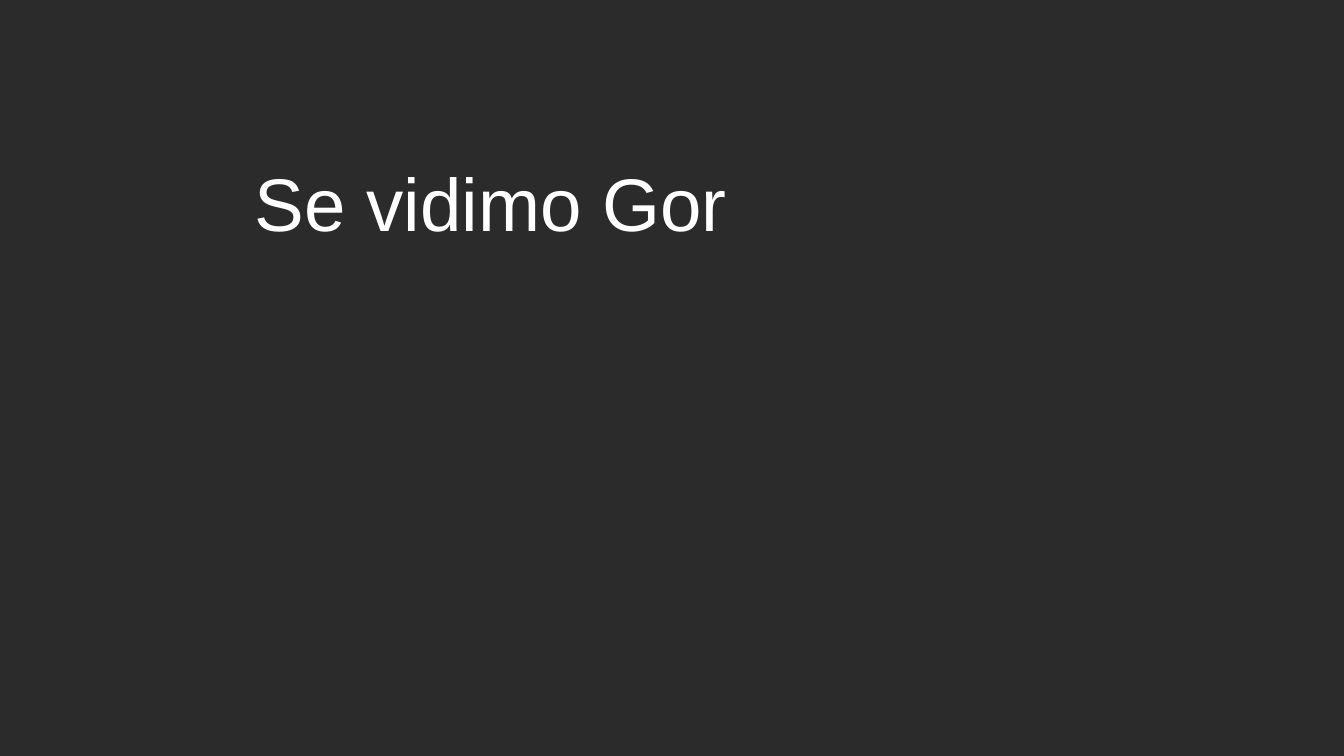
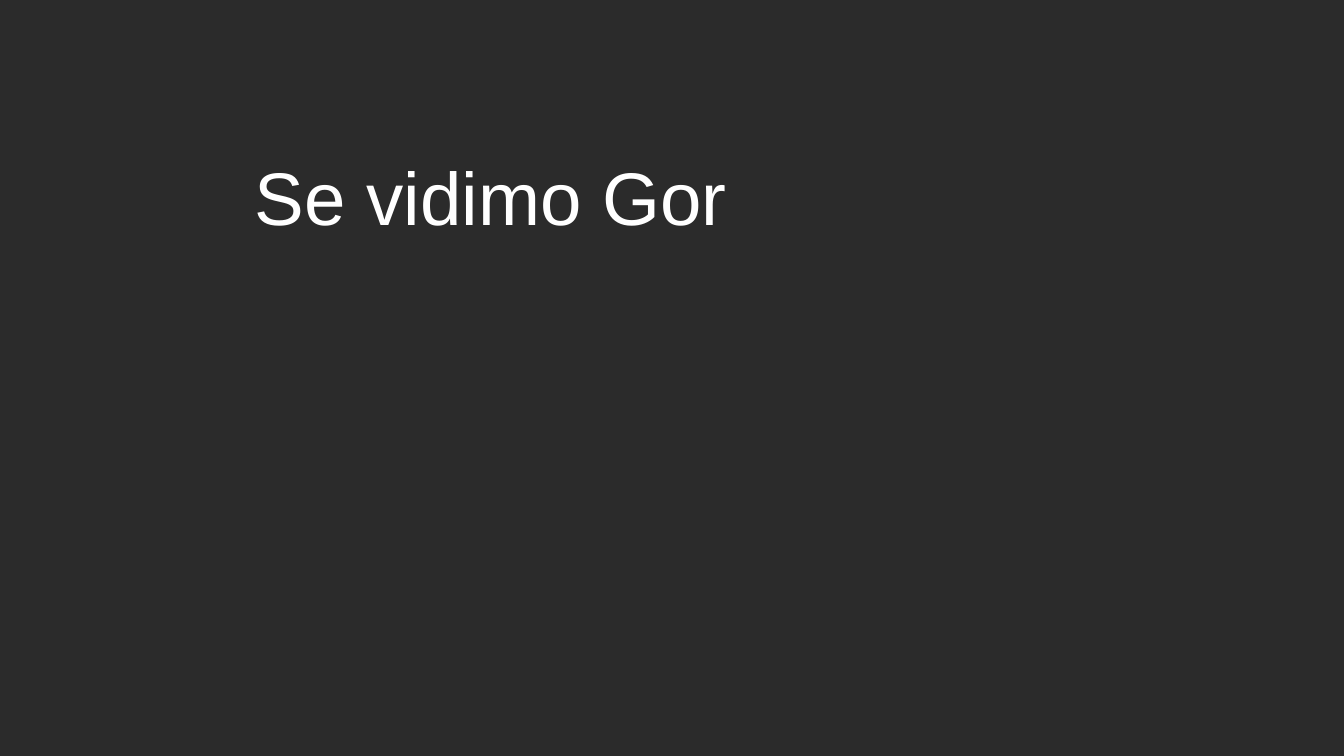
Before and after one commit to KarelErjavec/GremoGor, a slide deck: slide 5 of pitch.pptx. Drawn at 1344x756 pixels with LibreOffice and Linux fonts; fonts in the diff are those of the drawing; background and template pictures are left out; a plain dark background stands for a picture behind light text. Boxes give left, top, right and bottom in pixels: in the first picture for what was removed or moved away, otherwise in the second. Text is boxed around its words. In the diff, an @@ line names an element or a change of style, - is before the commit and + after.

```diff
--- a/pitch.pptx
+++ b/pitch.pptx
@@ title "Se vidimo Gor" at bbox=[255, 171, 726, 226]: line spacing 1 to 0.9 @@
```
Also in this commit, not shown: 3 other slides changed, 1 slide added, 1 slide removed.
